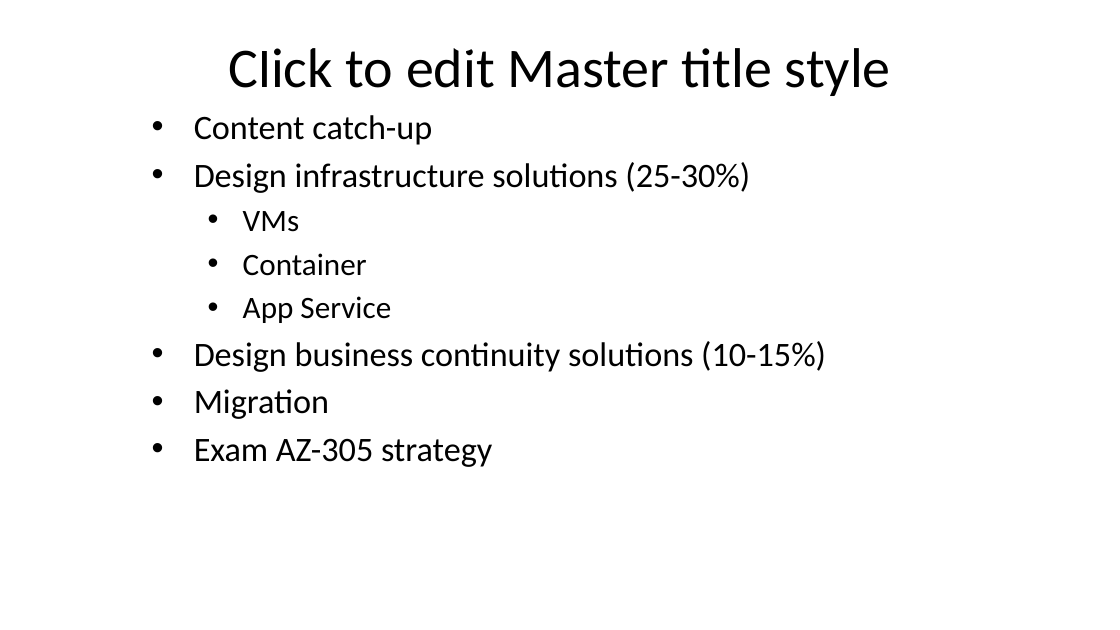
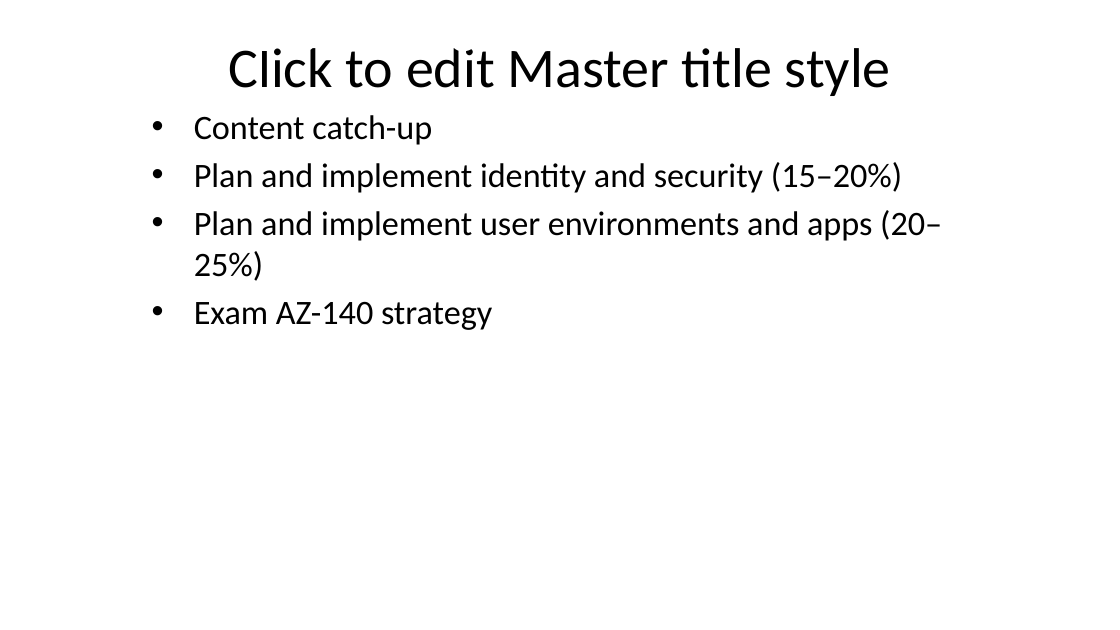
Before and after one commit to timothywarner/az140, a slide deck: slide 4 of warner-az-140-slides.pptx. Drawn at 1120x630 pixels with LibreOffice and Linux fonts; fonts in the diff are those of the drawing; background and template pictures are left out. Boxes give left, top, right and bottom in pixels: in the first picture for what was removed or moved away, otherwise in the second. Text is boxed around its words. In the diff, an @@ line names an element or a change of style, - is before the commit and + after.

```diff
--- a/warner-az-140-slides.pptx
+++ b/warner-az-140-slides.pptx
@@ text at [194, 162, 942, 330]: text changed @@
-• Design infrastructure solutions (25-30%)
-  • VMs
-  • Container
-  • App Service
-• Design business continuity solutions (10-15%)
-• Migration
-• Exam AZ-305 strategy
+• Plan and implement identity and security (15–20%)
+• Plan and implement user environments and apps (20–25%)
+• Exam AZ-140 strategy
```
Also in this commit, not shown: 4 other slides changed, 1 other file.
